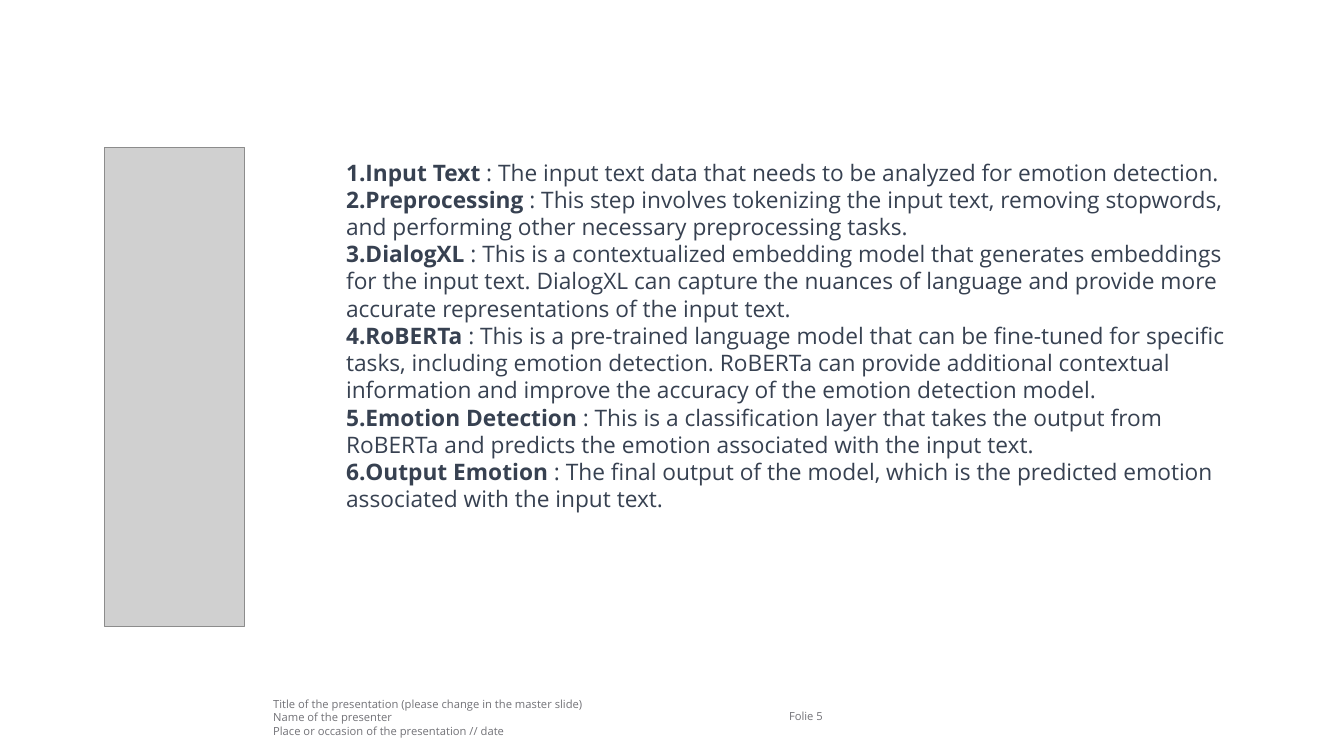
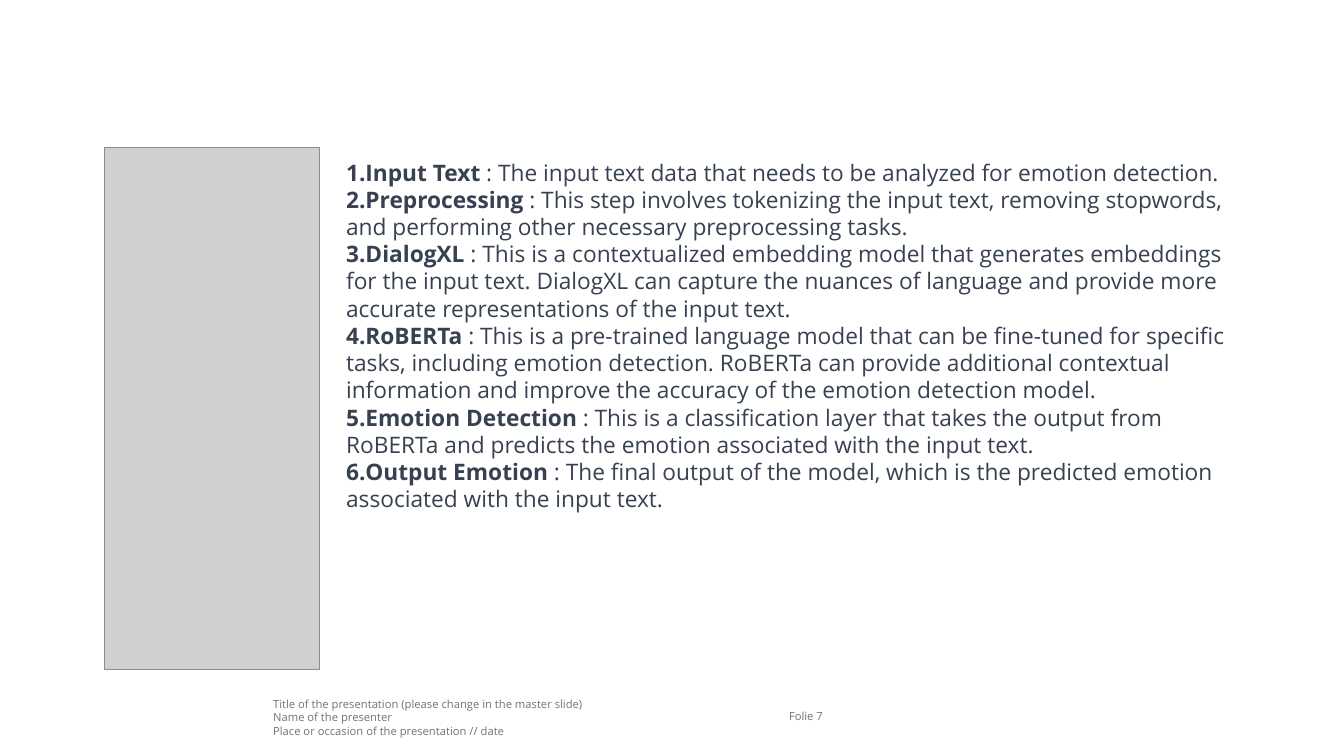
Before and after one commit to kim33/LLMProject_SemEval, a slide deck: slide 7 of LLMProject_SemEval.pptx (slide 5 before the commit). Drawn at 1344x756 pixels with LibreOffice and Linux fonts; fonts in the diff are those of the drawing; grey boxes stand for pictures; background and template pictures are left out. Boxes give left, top, right and bottom in pixels: in the first picture for what was removed or moved away, otherwise in the second. Text is boxed around its words. In the diff, an @@ line names an element or a change of style, - is before the commit and + after.

```diff
--- a/LLMProject_SemEval.pptx
+++ b/LLMProject_SemEval.pptx
@@ picture: place and size @@
-picture at [104, 147, 244, 626]
+picture at [104, 147, 319, 669]
@@ page number at [789, 712, 822, 720]: text changed @@
-Folie 5
+Folie 7
```
Also in this commit, not shown: 1 other slide changed, 3 slides added, 1 slide removed, 2 other files.
